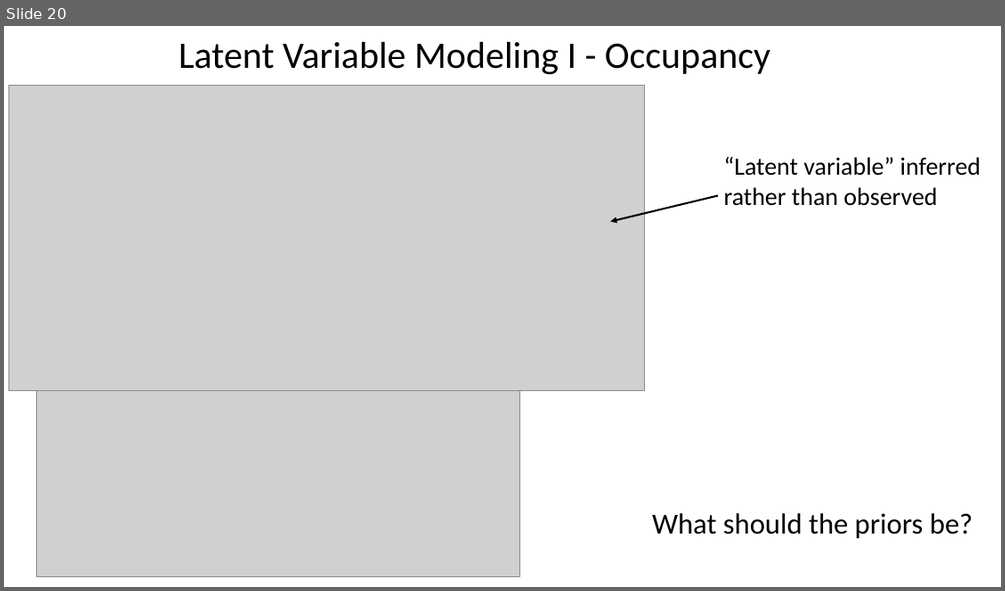
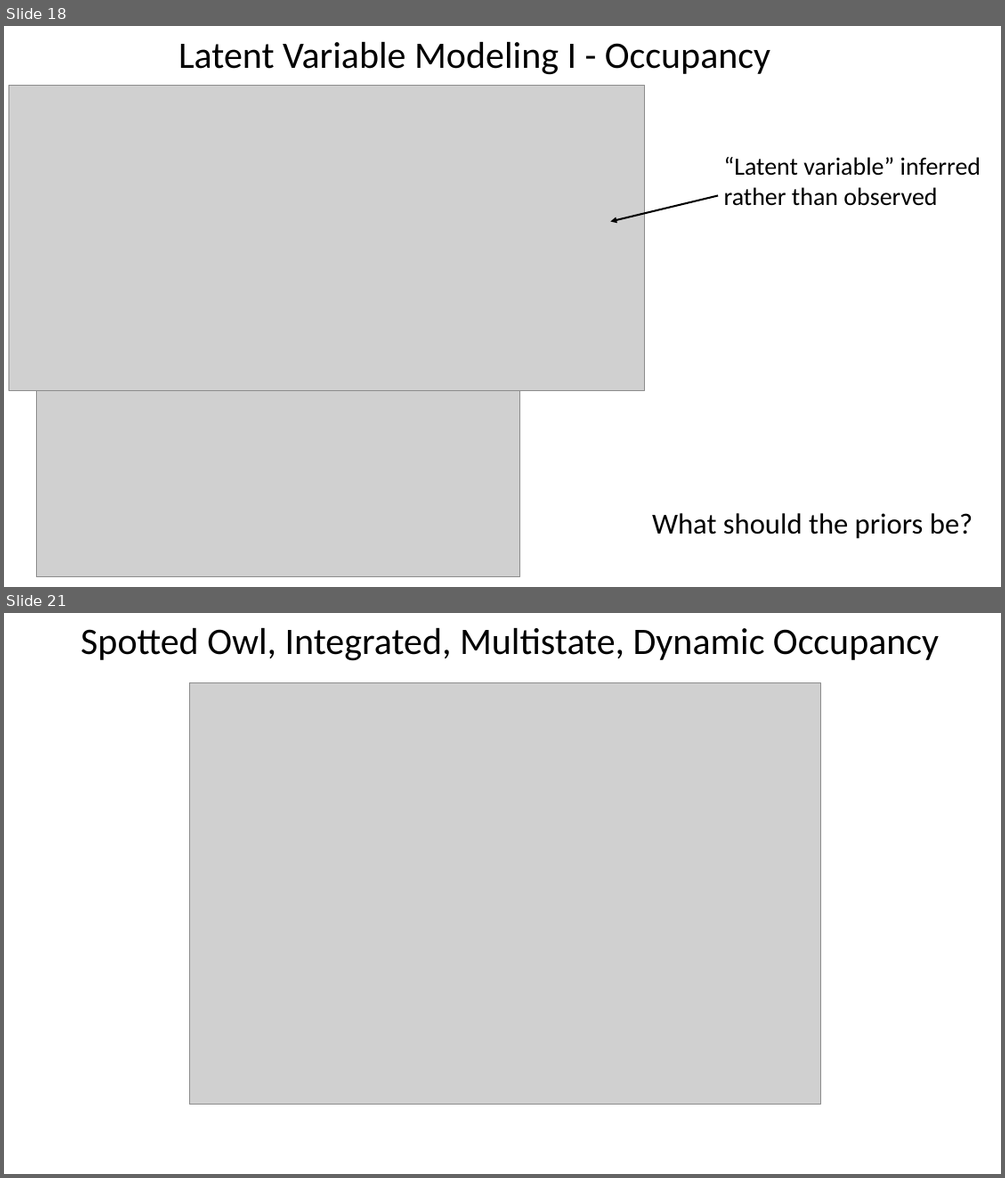
Before and after one commit to taaltree/FW536, a slide deck: Day5_BayesII/FW536_Day5_BayesII.pptx. Shown one above the other, each under a label of ours: slide 20 before the commit, slides 18 and 21 after it; the slides between them are not shown. The pictures are 1005x591 and 1005x1178 pixels, drawn with LibreOffice and Linux fonts; fonts in the diff are those of the drawing; grey boxes stand for pictures. Boxes give left, top, right and bottom in pixels: in the first picture for what was removed or moved away, otherwise in the second. Text is boxed around its words. In the diff, an @@ line names an element or a change of style, - is before the commit and + after.

```diff
--- a/Day5_BayesII/FW536_Day5_BayesII.pptx
+++ b/Day5_BayesII/FW536_Day5_BayesII.pptx
@@ slide 21 added at box(4, 613, 1001, 1174), background #FFFFFF @@
@@ text added at box(81, 628, 938, 661), 36 pt, text #000000 @@
+Spotted Owl, Integrated, Multistate, Dynamic Occupancy
@@ picture added at box(189, 682, 821, 1104) @@
@@ what was slide 20 is now slide 18 @@
```
Also in this commit, not shown: 7 slides changed, 2 other slides added, 2 slides removed, 4 other files.
